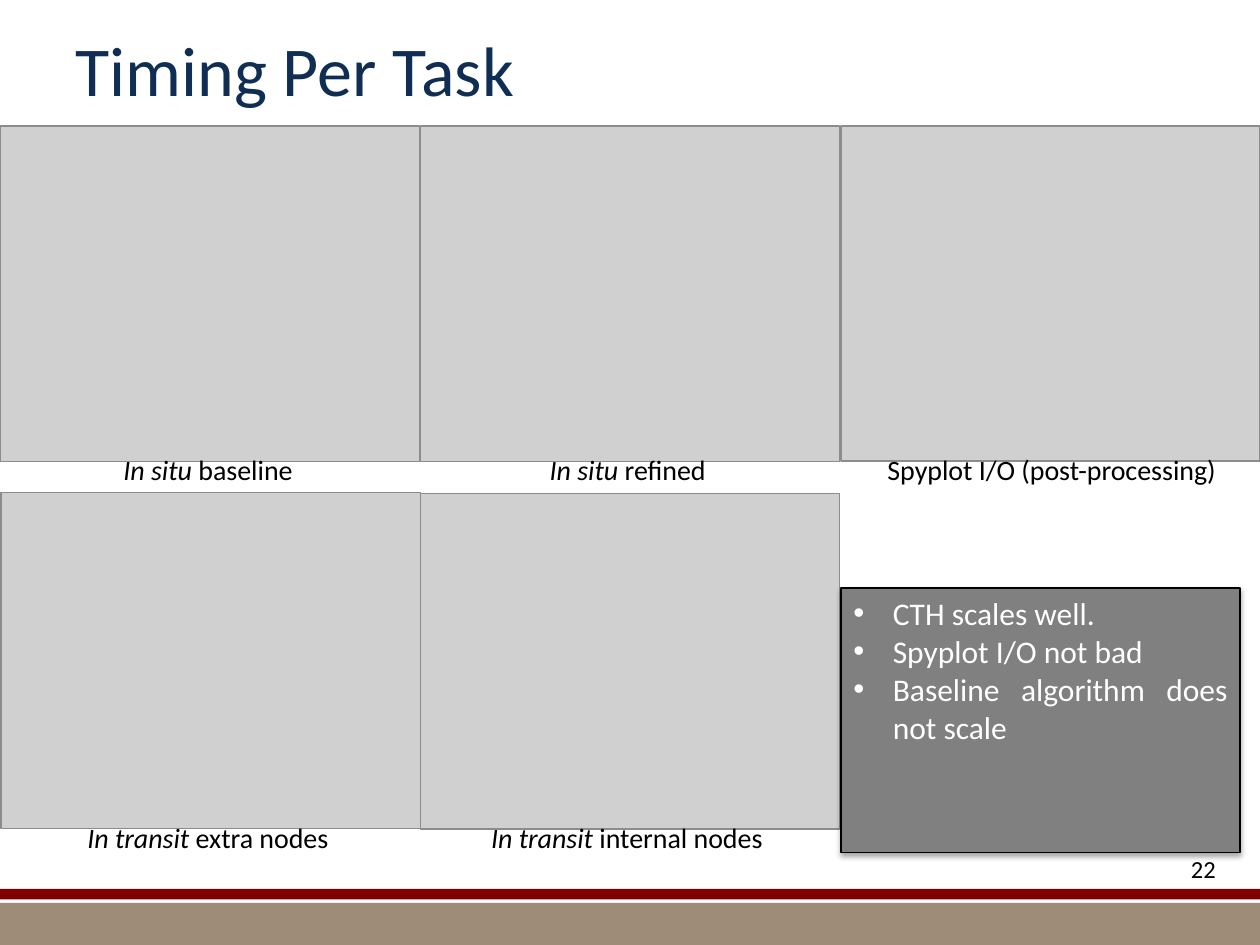
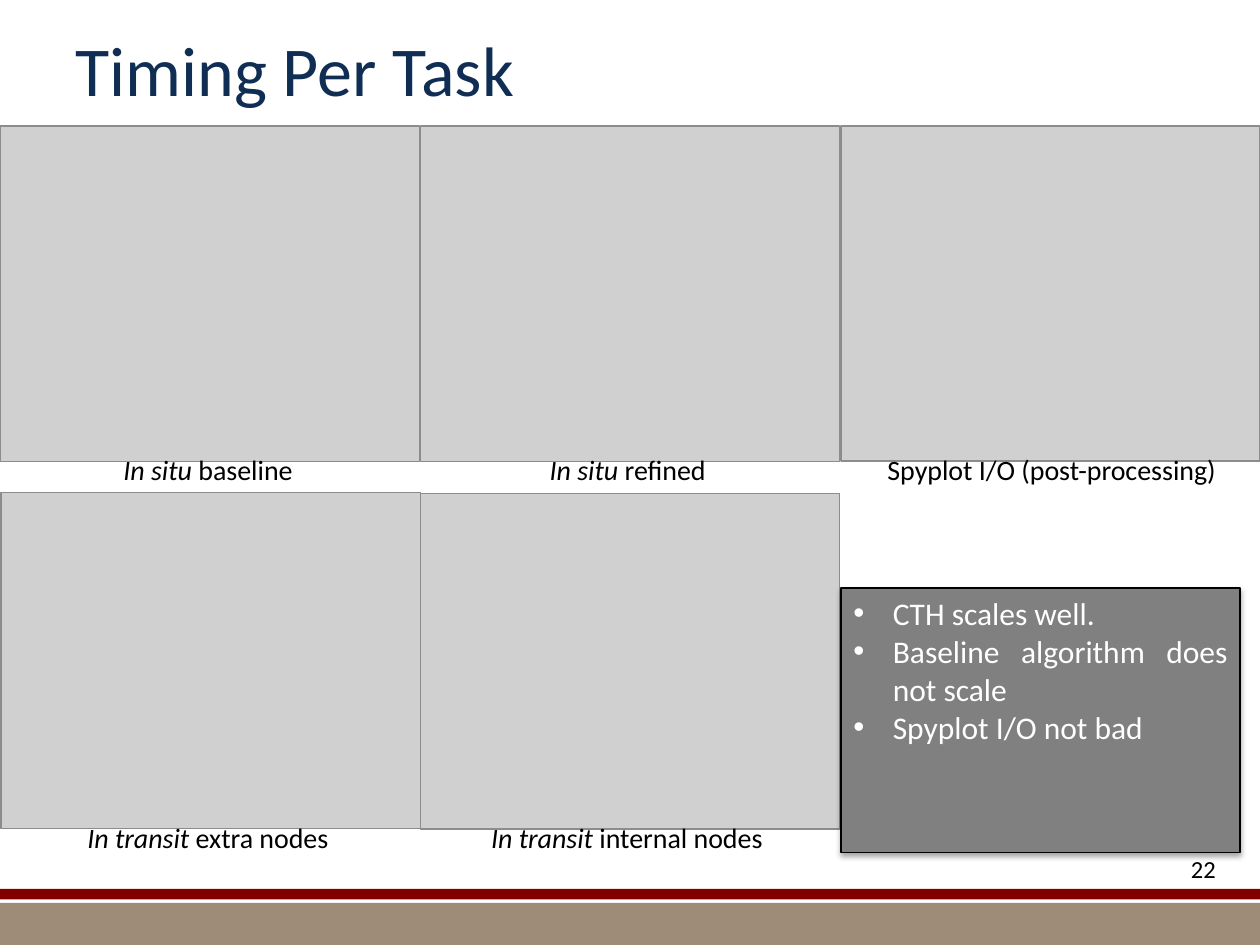
Before and after one commit to kmorel-papers/MilestoneFY13, a slide deck: slide 22 of Summary/SummarySlides.pptx. Drawn at 1260x945 pixels with LibreOffice and Linux fonts; fonts in the diff are those of the drawing; grey boxes stand for pictures; background and template pictures are left out. Boxes give left, top, right and bottom in pixels: in the first picture for what was removed or moved away, otherwise in the second. Text is boxed around its words. In the diff, an @@ line names an element or a change of style, - is before the commit and + after.

```diff
--- a/Summary/SummarySlides.pptx
+++ b/Summary/SummarySlides.pptx
@@ text in rectangle at bbox=[893, 641, 1227, 701]: paragraph added @@
+• Baseline algorithm does not scale
@@ text in rectangle at bbox=[893, 679, 1227, 739]: paragraph removed @@
-• Baseline algorithm does not scale
```
Also in this commit, not shown: 10 other slides changed, 6 other files.
